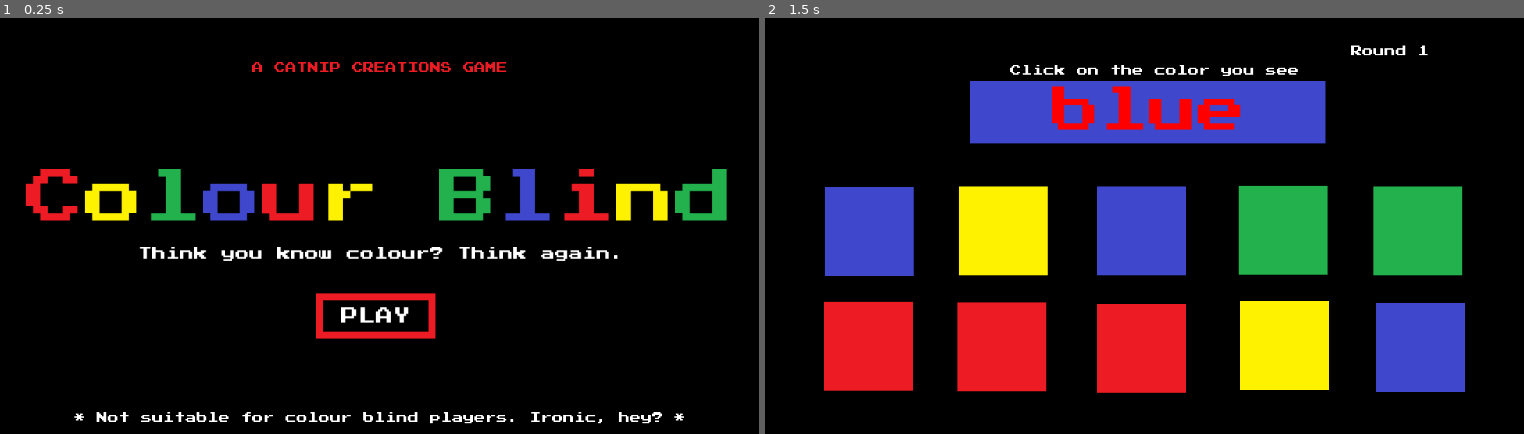
Above: before the commit, frames 1-2 (left to right).
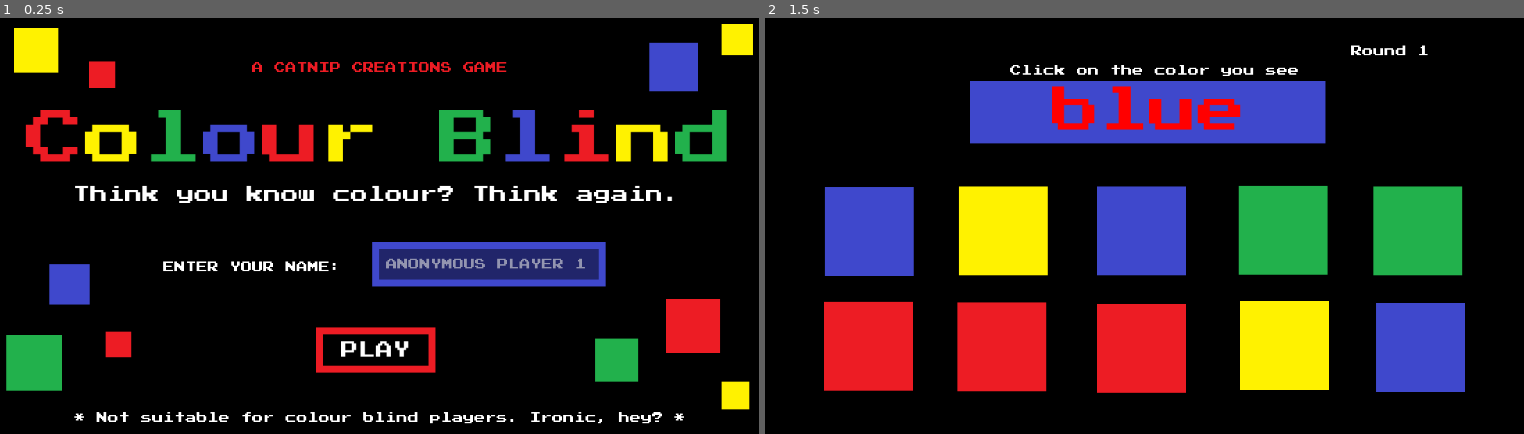
Above: after the commit, the same moments.

Repository: kwrightsk/game-jam-january-2026
Game: Godot game, scene res://Scenes/title_screen.tscn
Two runs of this game, one before a commit and one after it. Both use one fixed random seed, a clock stepped at 60 frames per second and the inputs below.
Inputs (mouse positions are in pixels of both pictures, inside the frame that each line leads up to):
- Up to frame 1 (0.25 s): no input
- Up to frame 2 (1.5 s): click "PLAY" at 0.5 s; tap Enter at 1.25 s; move the mouse to (1144, 113) at 1.27 s; press the mouse at (1144, 113) at 1.28 s

The runs differ from the first frame. In frame 1, 21% of the frame differs, in the area x 0-100%, y 1-95%; in frame 2, nothing differs.

Commit message:
title page done.

Diff:
--- a/Scenes/title_screen.tscn
+++ b/Scenes/title_screen.tscn
@@ -1,7 +1,11 @@
-[gd_scene load_steps=4 format=3 uid="uid://uli6lbh0bcn2"]
+[gd_scene load_steps=10 format=3 uid="uid://cbhmpky7sviob"]
 
 [ext_resource type="FontFile" uid="uid://boafiido6lxpb" path="res://assets/PressStart2P.ttf" id="1_l2qgg"]
 [ext_resource type="Script" path="res://scripts/title_screen.gd" id="1_vtpvt"]
+[ext_resource type="Texture2D" uid="uid://cqngkywrgde0e" path="res://assets/redSquare.png" id="3_gmxyc"]
+[ext_resource type="Texture2D" uid="uid://dnuyptsu218vr" path="res://assets/blueSquare.png" id="4_5wapx"]
+[ext_resource type="Texture2D" uid="uid://cnn85cu4wjht3" path="res://assets/yellowSquare.png" id="5_4x8na"]
+[ext_resource type="Texture2D" uid="uid://h4odx0bgt5a2" path="res://assets/greenSquare.png" id="6_74du3"]
 
 [sub_resource type="StyleBoxFlat" id="StyleBoxFlat_xxx3x"]
 bg_color = Color(0.6, 0.6, 0.6, 0)
@@ -11,6 +15,30 @@
 border_width_bottom = 10
 border_color = Color(0.929412, 0.109804, 0.141176, 1)
 
+[sub_resource type="StyleBoxFlat" id="StyleBoxFlat_aac5u"]
+bg_color = Color(0.6, 0.6, 0.6, 0)
+border_width_left = 10
+border_width_top = 10
+border_width_right = 10
+border_width_bottom = 10
+border_color = Color(0.133333, 0.694118, 0.298039, 1)
+expand_margin_left = 10.0
+expand_margin_top = 10.0
+expand_margin_right = 10.0
+expand_margin_bottom = 10.0
+
+[sub_resource type="StyleBoxFlat" id="StyleBoxFlat_0m3at"]
+bg_color = Color(0.247059, 0.282353, 0.8, 0.521569)
+border_width_left = 10
+border_width_top = 10
+border_width_right = 10
+border_width_bottom = 10
+border_color = Color(0.247059, 0.282353, 0.8, 1)
+expand_margin_left = 10.0
+expand_margin_top = 10.0
+expand_margin_right = 10.0
+expand_margin_bottom = 10.0
+
 [node name="TitleScreen" type="Node2D"]
 script = ExtResource("1_vtpvt")
 
@@ -44,9 +72,9 @@
 anchor_right = 0.5
 anchor_bottom = 0.5
 offset_left = -512.0
-offset_top = -91.5
+offset_top = -176.5
 offset_right = 512.0
-offset_bottom = -6.5
+offset_bottom = -91.5
 grow_horizontal = 2
 grow_vertical = 2
 theme_override_fonts/normal_font = ExtResource("1_l2qgg")
@@ -63,14 +91,14 @@
 anchor_top = 0.5
 anchor_right = 0.5
 anchor_bottom = 0.5
-offset_left = -350.5
-offset_top = 20.5
-offset_right = 350.5
-offset_bottom = 49.5
-grow_horizontal = 2
-grow_vertical = 2
-theme_override_fonts/normal_font = ExtResource("1_l2qgg")
-theme_override_font_sizes/normal_font_size = 20
+offset_left = -444.0
+offset_top = -67.5
+offset_right = 444.0
+offset_bottom = -38.5
+grow_horizontal = 2
+grow_vertical = 2
+theme_override_fonts/normal_font = ExtResource("1_l2qgg")
+theme_override_font_sizes/normal_font_size = 25
 text = "Think you know colour? Think again."
 
 [node name="RichTextLabel2" type="RichTextLabel" parent="UI"]
@@ -87,6 +115,23 @@
 theme_override_fonts/normal_font = ExtResource("1_l2qgg")
 bbcode_enabled = true
 text = "[color=#ED1C24]A CATNIP CREATIONS GAME[/color]"
+
+[node name="RichTextLabel4" type="RichTextLabel" parent="UI"]
+texture_filter = 1
+layout_mode = 1
+anchors_preset = 7
+anchor_left = 0.5
+anchor_top = 1.0
+anchor_right = 0.5
+anchor_bottom = 1.0
+offset_left = -314.0
+offset_top = -282.0
+offset_right = 280.0
+offset_bottom = -265.0
+grow_horizontal = 2
+grow_vertical = 0
+theme_override_fonts/normal_font = ExtResource("1_l2qgg")
+text = "ENTER YOUR NAME:"
 
 [node name="RichTextLabel" type="RichTextLabel" parent="UI"]
 texture_filter = 1
@@ -107,9 +152,9 @@
 
 [node name="PlayButton" type="TextureButton" parent="."]
 offset_left = 481.0
-offset_top = 411.0
+offset_top = 460.0
 offset_right = 652.0
-offset_bottom = 476.0
+offset_bottom = 525.0
 mouse_filter = 1
 
 [node name="RichTextLabel4" type="RichTextLabel" parent="PlayButton"]
@@ -144,4 +189,65 @@
 mouse_filter = 1
 theme_override_styles/panel = SubResource("StyleBoxFlat_xxx3x")
 
+[node name="LineEdit" type="LineEdit" parent="."]
+offset_left = 572.0
+offset_top = 347.0
+offset_right = 888.0
+offset_bottom = 391.0
+theme_override_fonts/font = ExtResource("1_l2qgg")
+theme_override_styles/focus = SubResource("StyleBoxFlat_aac5u")
+theme_override_styles/normal = SubResource("StyleBoxFlat_0m3at")
+placeholder_text = "ANONYMOUS PLAYER 1"
+max_length = 18
+
+[node name="GreenSquare2" type="Sprite2D" parent="."]
+position = Vector2(914, 507)
+scale = Vector2(0.242432, 0.242432)
+texture = ExtResource("6_74du3")
+
+[node name="GreenSquare" type="Sprite2D" parent="."]
+position = Vector2(75, 511)
+scale = Vector2(0.3125, 0.3125)
+texture = ExtResource("6_74du3")
+
+[node name="BlueSquare2" type="Sprite2D" parent="."]
+position = Vector2(996, 85)
+scale = Vector2(0.273041, 0.273041)
+texture = ExtResource("4_5wapx")
+
+[node name="BlueSquare" type="Sprite2D" parent="."]
+position = Vector2(126, 398)
+scale = Vector2(0.226563, 0.226563)
+texture = ExtResource("4_5wapx")
+
+[node name="RedSquare2" type="Sprite2D" parent="."]
+position = Vector2(1024, 458)
+scale = Vector2(0.301174, 0.301174)
+texture = ExtResource("3_gmxyc")
+
+[node name="RedSquare3" type="Sprite2D" parent="."]
+position = Vector2(173, 96)
+scale = Vector2(0.151954, 0.151954)
+texture = ExtResource("3_gmxyc")
+
+[node name="RedSquare" type="Sprite2D" parent="."]
+position = Vector2(197, 485)
+scale = Vector2(0.144531, 0.144531)
+texture = ExtResource("3_gmxyc")
+
+[node name="YellowSquare2" type="Sprite2D" parent="."]
+position = Vector2(1085, 558)
+scale = Vector2(0.152824, 0.152824)
+texture = ExtResource("5_4x8na")
+
+[node name="YellowSquare3" type="Sprite2D" parent="."]
+position = Vector2(78, 61)
+scale = Vector2(0.252193, 0.252193)
+texture = ExtResource("5_4x8na")
+
+[node name="YellowSquare" type="Sprite2D" parent="."]
+position = Vector2(1088, 46)
+scale = Vector2(0.175781, 0.175781)
+texture = ExtResource("5_4x8na")
+
 [connection signal="pressed" from="PlayButton" to="." method="_on_play_button_pressed"]
--- a/title_screen.tscn
+++ /dev/null
@@ -1,147 +0,0 @@
-[gd_scene load_steps=4 format=3 uid="uid://261n3j0f5e28"]
-
-[ext_resource type="FontFile" uid="uid://boafiido6lxpb" path="res://assets/PressStart2P.ttf" id="1_l2qgg"]
-[ext_resource type="Script" path="res://scripts/title_screen.gd" id="1_vtpvt"]
-
-[sub_resource type="StyleBoxFlat" id="StyleBoxFlat_xxx3x"]
-bg_color = Color(0.6, 0.6, 0.6, 0)
-border_width_left = 10
-border_width_top = 10
-border_width_right = 10
-border_width_bottom = 10
-border_color = Color(0.929412, 0.109804, 0.141176, 1)
-
-[node name="TitleScreen" type="Node2D"]
-script = ExtResource("1_vtpvt")
-
-[node name="Background" type="CanvasLayer" parent="."]
-layer = -1
-
-[node name="ColorRect" type="ColorRect" parent="Background"]
-z_index = -2
-anchors_preset = 15
-anchor_right = 1.0
-anchor_bottom = 1.0
-grow_horizontal = 2
-grow_vertical = 2
-mouse_filter = 1
-color = Color(0, 0, 0, 1)
-
-[node name="UI" type="Control" parent="."]
-z_index = -1
-layout_mode = 3
-anchors_preset = 0
-offset_right = 1150.0
-offset_bottom = 647.0
-mouse_filter = 1
-
-[node name="Title" type="RichTextLabel" parent="UI"]
-texture_filter = 1
-layout_mode = 1
-anchors_preset = 8
-anchor_left = 0.5
-anchor_top = 0.5
-anchor_right = 0.5
-anchor_bottom = 0.5
-offset_left = -512.0
-offset_top = -91.5
-offset_right = 512.0
-offset_bottom = -6.5
-grow_horizontal = 2
-grow_vertical = 2
-theme_override_fonts/normal_font = ExtResource("1_l2qgg")
-theme_override_font_sizes/normal_font_size = 85
-bbcode_enabled = true
-text = "[color=#ED1C24]C[/color][color=#FFF200]o[/color][color=#22B14C]l[/color][color=#3F48CC]o[/color][color=#ED1C24]u[/color][color=#FFF200]r[/color] [color=#22B14C]B[/color][color=#3F48CC]l[/color][color=#ED1C24]i[/color][color=#FFF200]n[/color][color=#22B14C]d[/color]
-"
-
-[node name="RichTextLabel3" type="RichTextLabel" parent="UI"]
-texture_filter = 1
-layout_mode = 1
-anchors_preset = 8
-anchor_left = 0.5
-anchor_top = 0.5
-anchor_right = 0.5
-anchor_bottom = 0.5
-offset_left = -350.5
-offset_top = 20.5
-offset_right = 350.5
-offset_bottom = 49.5
-grow_horizontal = 2
-grow_vertical = 2
-theme_override_fonts/normal_font = ExtResource("1_l2qgg")
-theme_override_font_sizes/normal_font_size = 20
-text = "Think you know colour? Think again."
-
-[node name="RichTextLabel2" type="RichTextLabel" parent="UI"]
-texture_filter = 1
-layout_mode = 1
-anchors_preset = 5
-anchor_left = 0.5
-anchor_right = 0.5
-offset_left = -186.0
-offset_top = 78.0
-offset_right = 186.0
-offset_bottom = 95.0
-grow_horizontal = 2
-theme_override_fonts/normal_font = ExtResource("1_l2qgg")
-bbcode_enabled = true
-text = "[color=#ED1C24]A CATNIP CREATIONS GAME[/color]"
-
-[node name="RichTextLabel" type="RichTextLabel" parent="UI"]
-texture_filter = 1
-layout_mode = 1
-anchors_preset = 7
-anchor_left = 0.5
-anchor_top = 1.0
-anchor_right = 0.5
-anchor_bottom = 1.0
-offset_left = -442.5
-offset_top = -65.0
-offset_right = 442.5
-offset_bottom = -44.0
-grow_horizontal = 2
-grow_vertical = 0
-theme_override_fonts/normal_font = ExtResource("1_l2qgg")
-text = "* Not suitable for colour blind players. Ironic, hey? *"
-
-[node name="PlayButton" type="TextureButton" parent="."]
-offset_left = 481.0
-offset_top = 411.0
-offset_right = 652.0
-offset_bottom = 476.0
-mouse_filter = 1
-
-[node name="RichTextLabel4" type="RichTextLabel" parent="PlayButton"]
-texture_filter = 1
-layout_mode = 1
-anchors_preset = 8
-anchor_left = 0.5
-anchor_top = 0.5
-anchor_right = 0.5
-anchor_bottom = 0.5
-offset_left = -50.0
-offset_top = -12.5
-offset_right = 50.0
-offset_bottom = 12.5
-grow_horizontal = 2
-grow_vertical = 2
-theme_override_fonts/normal_font = ExtResource("1_l2qgg")
-theme_override_font_sizes/normal_font_size = 25
-text = "PLAY"
-
-[node name="Panel" type="Panel" parent="PlayButton"]
-layout_mode = 1
-anchors_preset = -1
-anchor_left = -3.412
-anchor_top = -2.669
-anchor_right = -3.412
-anchor_bottom = -2.669
-offset_left = 583.452
-offset_top = 173.485
-offset_right = 755.452
-offset_bottom = 238.485
-mouse_filter = 1
-theme_override_styles/panel = SubResource("StyleBoxFlat_xxx3x")
-
-[connection signal="pressed" from="PlayButton" to="." method="_on_play_button_pressed"]
Not shown: 1 places in Scenes/click_colour.tscn that only renumber resources
Not shown: 1 places in Scenes/colour_picker.tscn that only renumber resources
Not shown: 1 places in Scenes/interactable_colour.tscn that only renumber resources
Not shown: 1 places in Scenes/main_level.tscn that only renumber resources
Not shown: 1 places in Scenes/simon_says_level.tscn that only renumber resources
Not shown: 1 places in Scenes/simon_says_pixel.tscn that only renumber resources
Not shown, added: export_presets.cfg
Not shown: 1 places in game-over-screen.tscn that only renumber resources
Not shown: 1 places in main_level.tscn that only renumber resources
Not shown: 1 places in rootMainScene.tscn that only renumber resources
